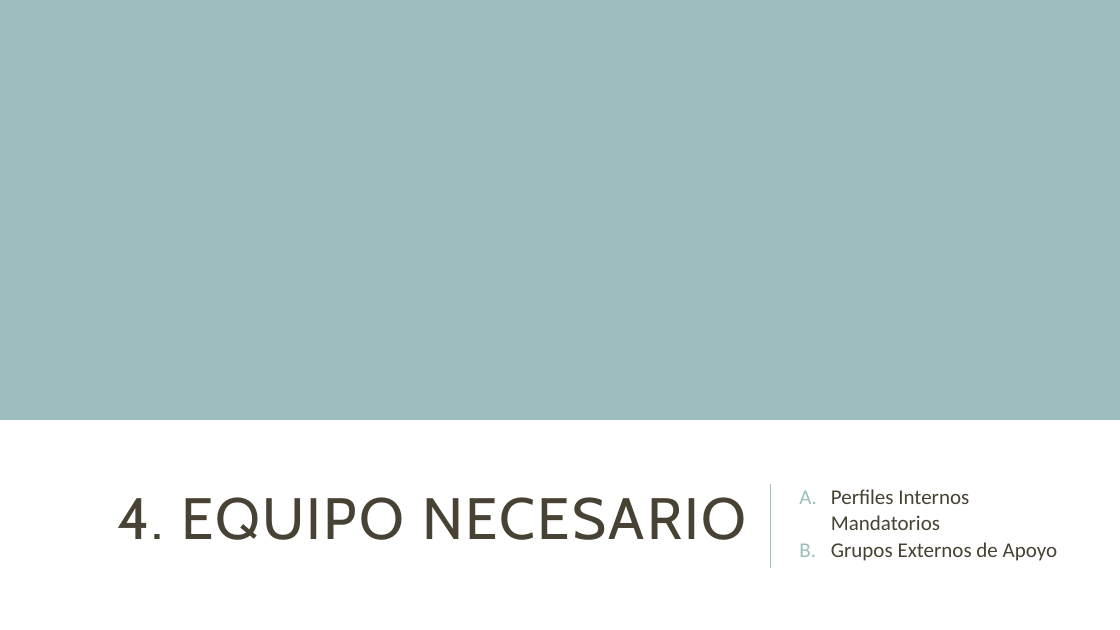
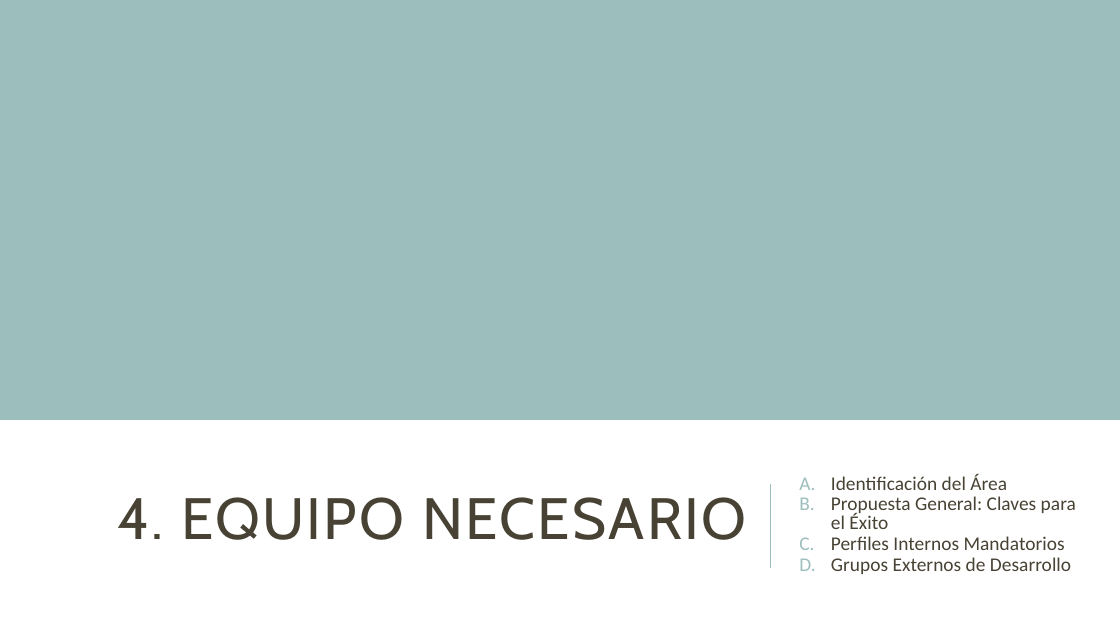
Before and after one commit to jsrxar/dge, a slide deck: slide 26 of 1-general/1-presentaciones/planificacion-control-presentacion-v2.pptx. Drawn at 1120x630 pixels with LibreOffice and Linux fonts; fonts in the diff are those of the drawing. Boxes give left, top, right and bottom in pixels: in the first picture for what was removed or moved away, otherwise in the second. Text is boxed around its words. In the diff, an @@ line names an element or a change of style, - is before the commit and + after.

Commit message:
Agreado de equipo. Funciones Objetivos.

```diff
--- a/1-general/1-presentaciones/planificacion-control-presentacion-v2.pptx
+++ b/1-general/1-presentaciones/planificacion-control-presentacion-v2.pptx
@@ subtitle at [831,474,1076,529]: paragraphs added @@
+A. Identificación del Área
+B. Propuesta General: Claves para el Éxito
@@ subtitle at [831,536,1065,550]: size 18 to 16.6 pt in "Perfiles Internos Mandatorios"; line spacing 1 to 0.8 @@
@@ subtitle at [831,557,1071,574]: text changed; size 18 to 16.6 pt @@
-B. Grupos Externos de Apoyo
+D. Grupos Externos de Desarrollo
```
Also in this commit, not shown: 7 other slides changed, 4 slides added.
